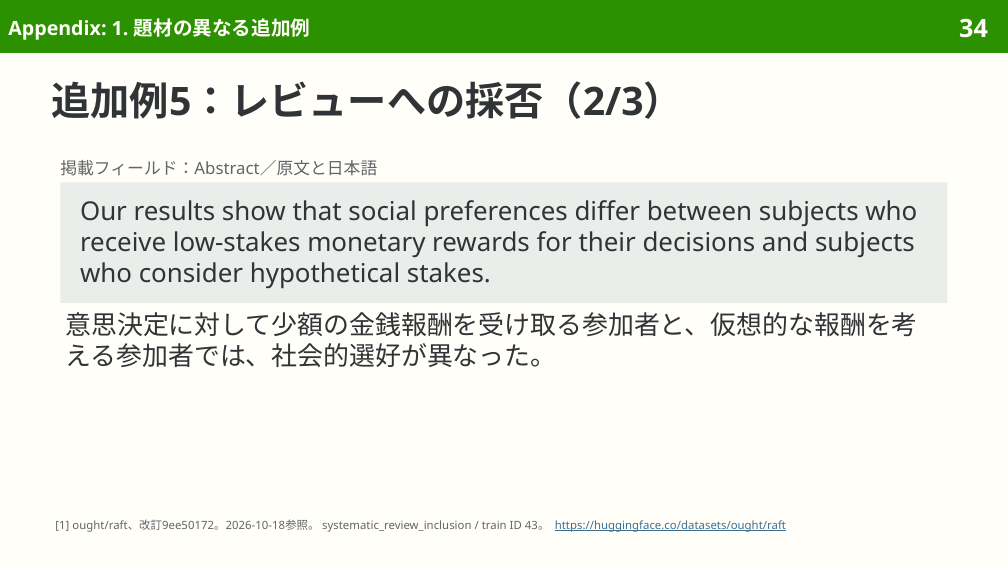
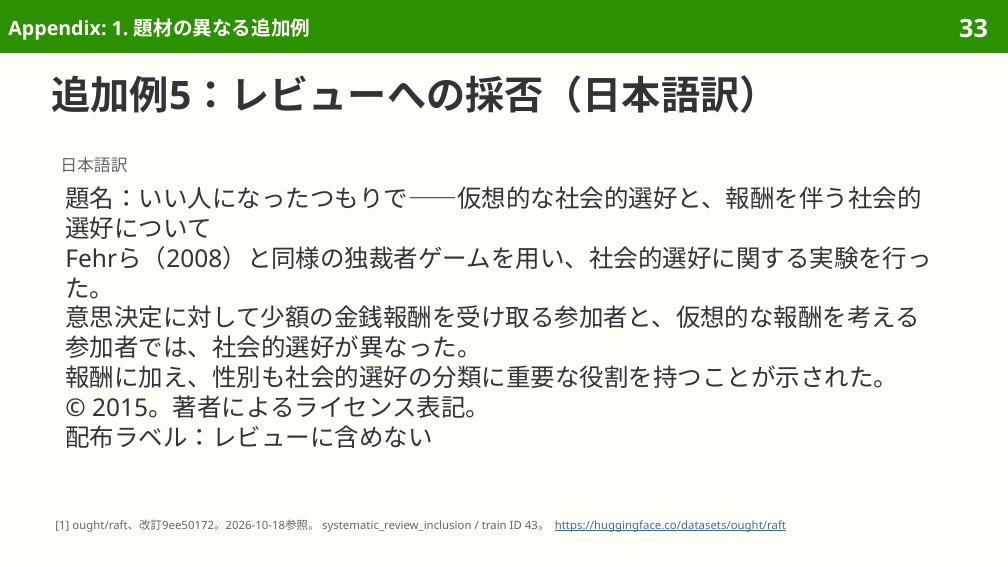
Before and after one commit to sasakiy84/datasets-in-10-minutes, a slide deck: slide 33 of slides/datasets-in-10-minutes-raft.pptx (slide 34 before the commit). Drawn at 1008x567 pixels with LibreOffice and Linux fonts; fonts in the diff are those of the drawing. Boxes give left, top, right and bottom in pixels: in the first picture for what was removed or moved away, otherwise in the second. Text is boxed around its words. In the diff, an @@ line names an element or a change of style, - is before the commit and + after.

```diff
--- a/slides/datasets-in-10-minutes-raft.pptx
+++ b/slides/datasets-in-10-minutes-raft.pptx
@@ page number at (x1=959, y1=18, x2=988, y2=38): text changed @@
-34
+33
@@ title at (x1=52, y1=75, x2=779, y2=113): text changed @@
-追加例5：レビューへの採否（2/3）
+追加例5：レビューへの採否（日本語訳）
@@ text removed at (x1=60, y1=160, x2=377, y2=176) @@
-掲載フィールド：Abstract／原文と日本語
@@ text added at (x1=60, y1=157, x2=127, y2=173), 12 pt, text #626669 @@
+日本語訳
@@ rectangle removed at (x1=60, y1=182, x2=948, y2=303) @@
-Our results show that social preferences differ between subjects who receive low-stakes monetary rewards for their decisions and subjects who consider hypothetical stakes.
@@ text at (x1=65, y1=186, x2=931, y2=299): paragraphs added @@
+題名：いい人になったつもりで――仮想的な社会的選好と、報酬を伴う社会的選好について
+Fehrら（2008）と同様の独裁者ゲームを用い、社会的選好に関する実験を行った。
@@ text "題名：いい人になったつもりで――仮想的な社会的選好と、報酬を伴う社会的選好について" moved from (x1=65, y1=312, x2=917, y2=367) to (x1=65, y1=186, x2=931, y2=448) @@
@@ text at (x1=65, y1=305, x2=920, y2=358): size 18.5 to 17.5 pt in "意思決定に対して少額の金銭報酬を受け取る参加者と、仮想的な報酬を考える参加者では、社会的選好が異なった。"; line spacing 22pt to 21.4pt @@
@@ text at (x1=65, y1=365, x2=898, y2=448): paragraphs added @@
+報酬に加え、性別も社会的選好の分類に重要な役割を持つことが示された。
+© 2015。著者によるライセンス表記。
+配布ラベル：レビューに含めない
```
Also in this commit, not shown: 2 other slides changed, 2 slides removed, 9 other files.
